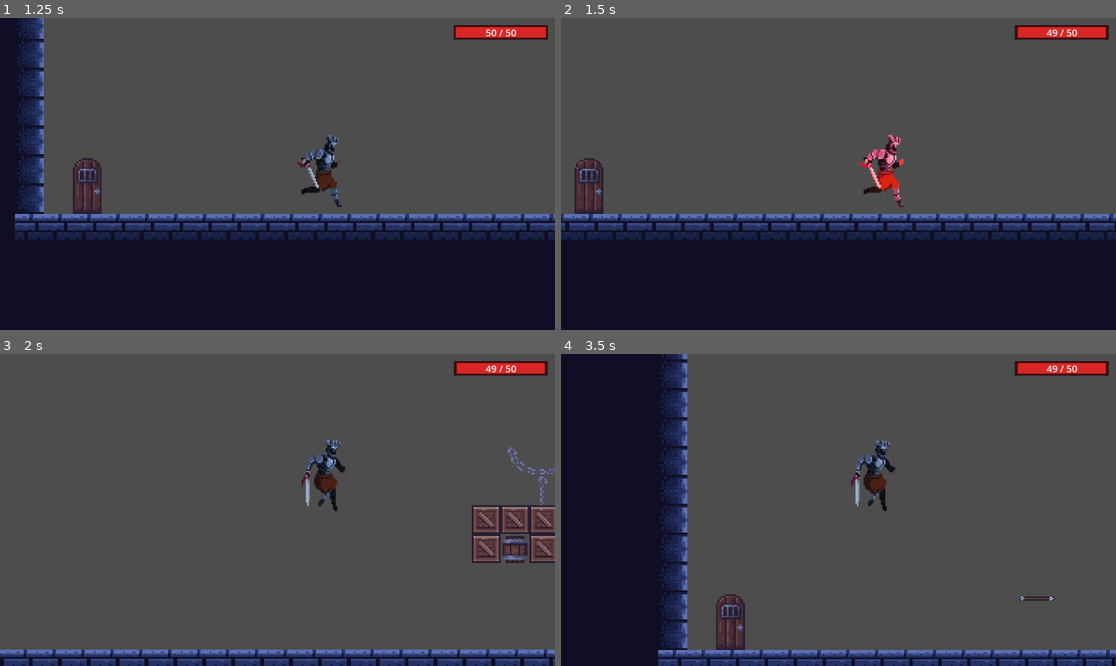
Above: before the commit, frames 1-4 (two rows, left to right).
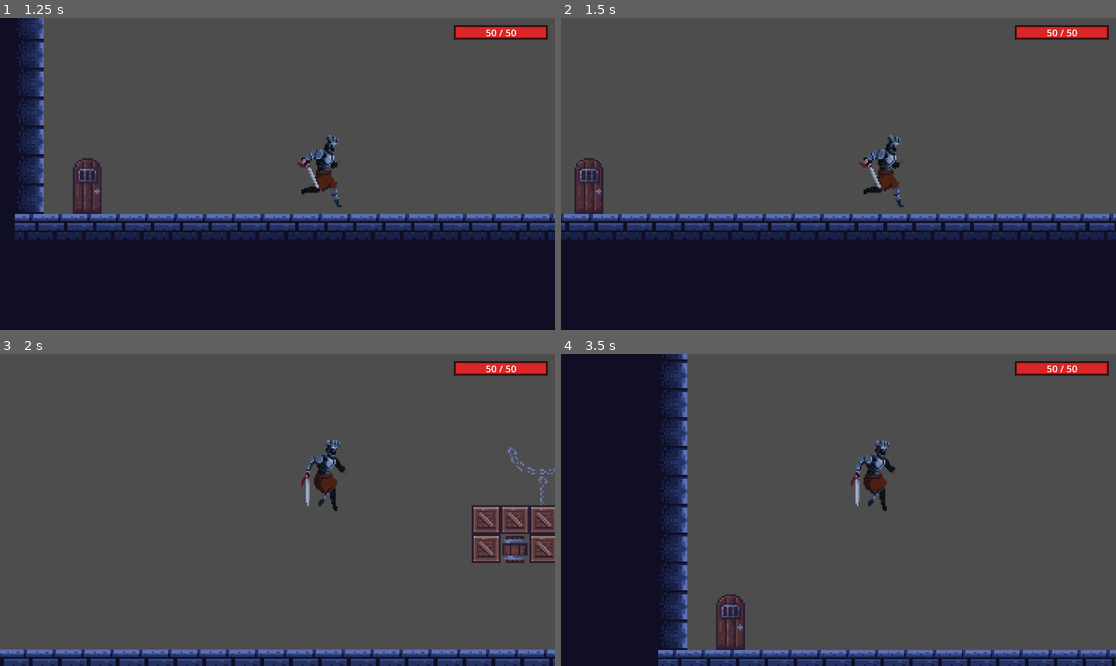
Above: after the commit, the same moments.

Repository: wyzhou01/godot-platformer
Game: Godot game, scene res://level。3.tscn
Two runs of this game, one before a commit and one after it. Both use one fixed random seed, a clock stepped at 60 frames per second and the inputs below. This scene is started directly instead of the project's main scene.
Inputs (mouse positions are in pixels of both pictures, inside the frame that each line leads up to):
- Up to frame 1 (1.25 s): move the mouse to (399, 158) at 0.52 s; hold D (right) from 0.53 s (still down); click (399, 158) at 0.6 s; tap Space (jump) at 0.77 s
- Up to frame 2 (1.5 s): keep holding D (right); move the mouse to (727, 189) at 1.27 s; tap Ctrl (crouch) at 1.35 s
- Up to frame 3 (2 s): keep holding D (right); tap Space (jump) at 1.52 s
- Up to frame 4 (3.5 s): move the mouse to (894, 441) at 2.02 s; release D (right) at 2.03 s; hold A (left) 2.03-2.78 s; hold X 2.03-2.78 s; move the mouse to (810, 572) at 2.77 s; hold D (right) from 2.78 s (still down); click (810, 572) at 2.85 s; tap Space (jump) at 3.02 s

Frame 1 is identical in both runs. In frame 2, 0.7% of the frame differs, in the area x 53-99%, y 2-61%; in frame 3, less than 0.1%; in frame 4, 0.1%.
Error after the commit: Parse Error: Identifier "to_player" not declared in the current scope. (res://character_body_2d.gd:109)

Commit message:
修复: 弓箭手朝向+位置
- character_body_2d: _shoot_arrow方向改用facing_right而非to_player（防止正上方时歪斜）
- node_2d.tscn: 弓箭手从x=183/290移至x=-350/-100，靠近玩家出生点

Diff:
--- a/character_body_2d.gd
+++ b/character_body_2d.gd
@@ -105,19 +105,22 @@
 		print("[Enemy] 箭矢场景实例化失败")
 		return
 
-	# 方向Y归零，保证箭平行地面飞行
-	var fly_dir := direction.normalized()
+	# 朝向玩家的方向（Y归零保证平行地面）
+	var fly_dir := to_player.normalized()
 	fly_dir.y = 0.0
 	fly_dir = fly_dir.normalized()
 
 	var spawn_pos: Vector2 = global_position + fly_dir * 50.0 + Vector2(0, -10)
 	arrow.global_position = spawn_pos
 	if arrow.has_method("initialize"):
-		arrow.initialize(fly_dir, arrow_speed)
+		# 用朝向而非原始方向，防止玩家在正上方/下方时Y分量干扰
+		var arrow_dir := Vector2(1.0, 0.0) if facing_right else Vector2(-1.0, 0.0)
+		arrow.initialize(arrow_dir, arrow_speed)
 	else:
 		var arrow_body: CharacterBody2D = arrow.get_node_or_null("CharacterBody2D")
 		if arrow_body:
-			arrow_body.velocity = fly_dir * arrow_speed
+			var arrow_dir := Vector2(1.0, 0.0) if facing_right else Vector2(-1.0, 0.0)
+			arrow_body.velocity = arrow_dir * arrow_speed
 
 	get_parent().add_child(arrow)
 	arrow.add_to_group("arrow")
--- a/node_2d.tscn
+++ b/node_2d.tscn
@@ -213,9 +213,9 @@
 color = Color(0.6453831, 0.7233244, 0.984808, 1)
 
 [node name="弓箭手" parent="." unique_id=2120765706 instance=ExtResource("3_epypp")]
-position = Vector2(183, 277)
+position = Vector2(-350, 280)
 
 [node name="CharacterBody2D" parent="." unique_id=871606334 instance=ExtResource("3_epypp")]
-position = Vector2(290, 279)
+position = Vector2(-100, 285)
 
 [editable path="player"]
